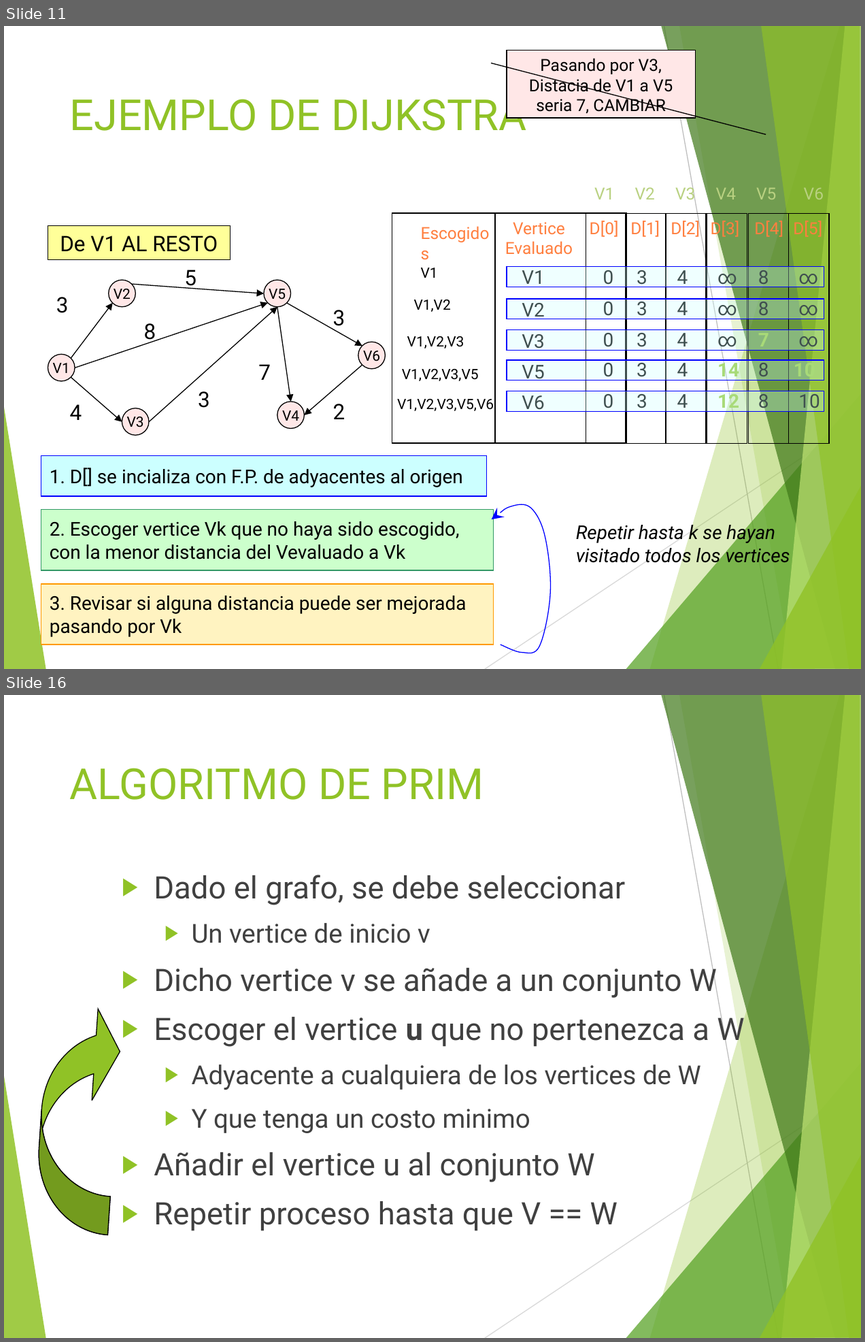
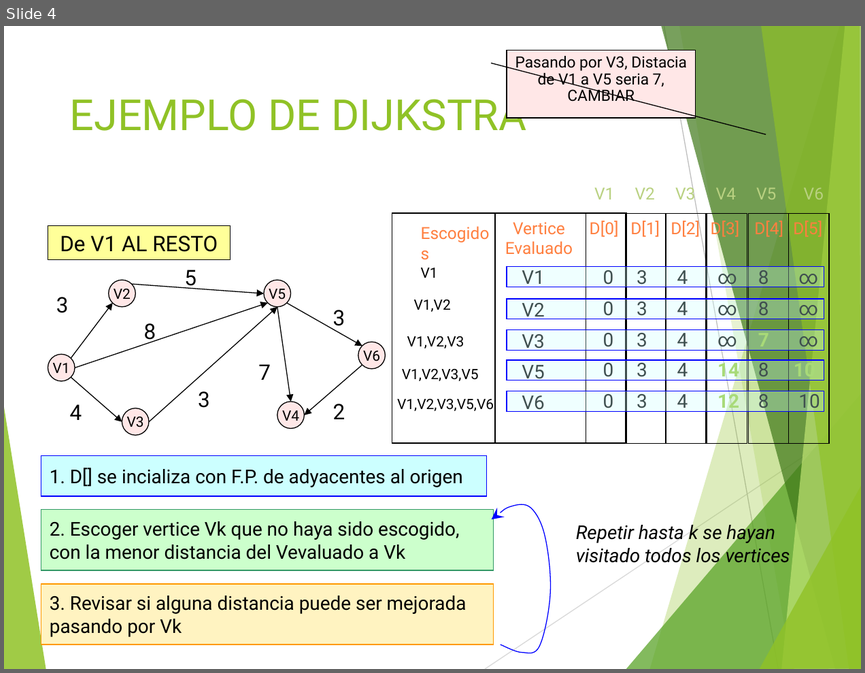
Before and after one commit to NicolasPerezUNLaSMN/PROG_II_UADE_JAVA, a slide deck: Clase XI - Grafos y recorridos complejos/Grafo - Dijkstra y otros.ppt. Shown one above the other, each under a label of ours: slides 11 and 16 before the commit, slide 4 after it; the slides between them are not shown. The pictures are 865x1342 and 865x673 pixels, drawn with LibreOffice and Linux fonts; fonts in the diff are those of the drawing. Boxes give left, top, right and bottom in pixels: in the first picture for what was removed or moved away, otherwise in the second. Text is boxed around its words. In the diff, an @@ line names an element or a change of style, - is before the commit and + after.

Commit message:
Agrego más algoritmos a grafos complejos,  y tareas

```diff
--- a/Clase XI - Grafos y recorridos complejos/Grafo - Dijkstra y otros.ppt
+++ b/Clase XI - Grafos y recorridos complejos/Grafo - Dijkstra y otros.ppt
@@ slide 16 removed at box(4, 695, 861, 1338), background #FFFFFF; not listed: 10 template elements that a slide beside it also shows @@
@@ title removed at box(70, 768, 484, 800) @@
-ALGORITMO DE PRIM
@@ text removed at box(154, 875, 744, 1231) @@
-▶ Dado el grafo, se debe seleccionar
-  ▶ Un vertice de inicio v
-▶ Dicho vertice v se añade a un conjunto W
-▶ Escoger el vertice u que no pertenezca a W
-  ▶ Adyacente a cualquiera de los vertices de W
-  ▶ Y que tenga un costo minimo
-▶ Añadir el vertice u al conjunto W
-▶ Repetir proceso hasta que V == W
@@ freeform shape removed at box(33, 1000, 123, 1234) @@
@@ what was slide 11 is now slide 4 @@
@@ slide 4 changed as well @@
@@ border callout "Pasando por V3, Distacia de ..." at box(507, 50, 696, 118): size 14 to 12.9 pt; line spacing 1 to 0.9 @@
@@ freeform shape at box(759, 484, 861, 669): outline redrawn @@
```
Also in this commit, not shown: 3 other slides changed, 16 other slides removed, 25 other files.
